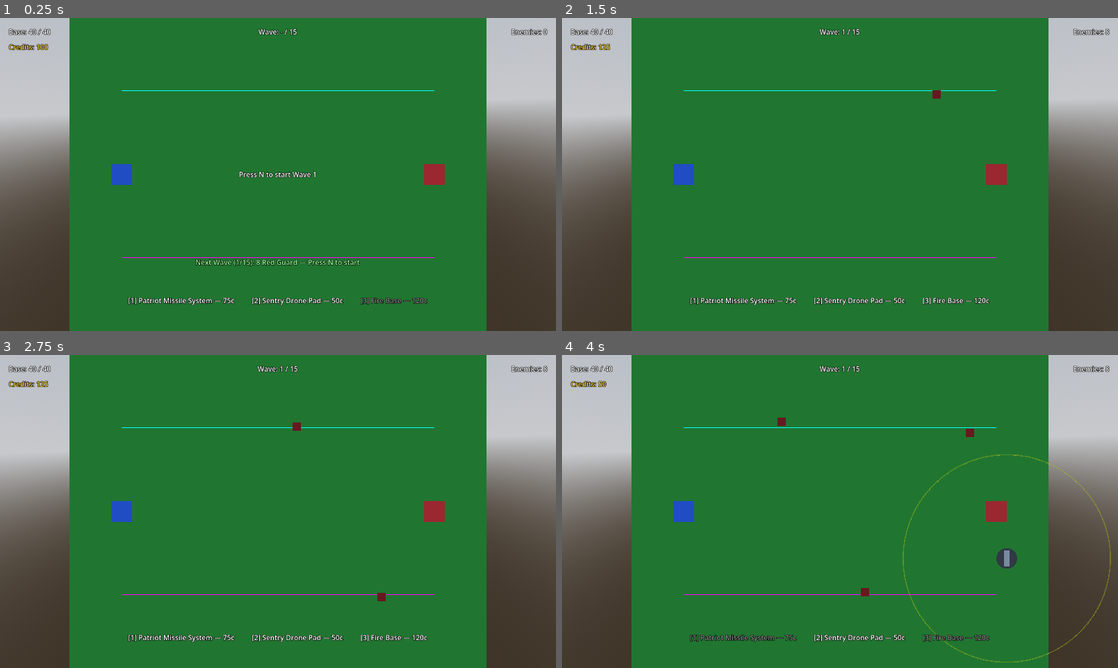
Above: before the commit, frames 1-4 (two rows, left to right).
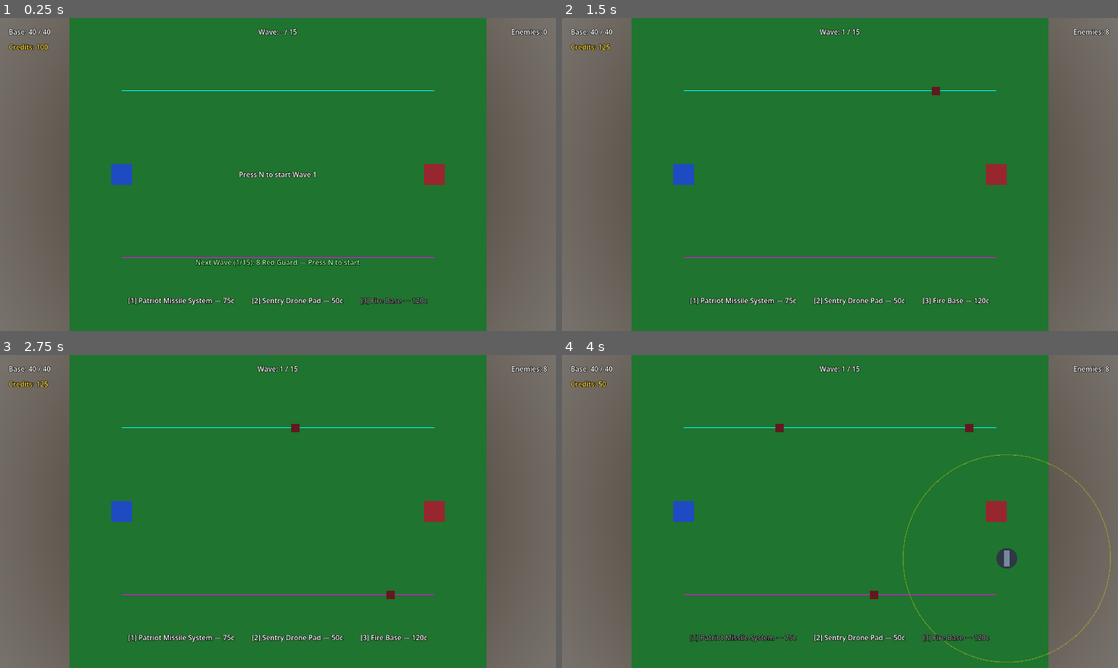
Above: after the commit, the same moments.

Repository: JBones521/generals-td
Game: Godot game, scene res://scenes/levels/level_01.tscn
Two runs of this game, one before a commit and one after it. Both use one fixed random seed, a clock stepped at 60 frames per second and the inputs below.
Inputs (mouse positions are in pixels of both pictures, inside the frame that each line leads up to):
- Up to frame 1 (0.25 s): no input
- Up to frame 2 (1.5 s): tap N at 0.5, 0.8, 1.35 s; move the mouse to (962, 158) at 0.52 s; tap R at 0.6 s; click (962, 158) at 0.67 s; move the mouse to (728, 190) at 1.27 s; click (728, 190) at 1.42 s
- Up to frame 3 (2.75 s): tap R at 1.55, 2.1 s; move the mouse to (333, 442) at 2.02 s; click (333, 442) at 2.17 s; tap N at 2.3 s
- Up to frame 4 (4 s): move the mouse to (812, 574) at 2.77 s; tap N at 2.85, 3.8 s; click (812, 574) at 2.92 s; tap R at 3.05 s; move the mouse to (1006, 558) at 3.52 s; tap 1 at 3.6 s; click (1006, 558) at 3.67 s

The runs differ from the first frame. In frame 1, 21% of the frame differs, in the area x 0-100%, y 0-100%; in frame 2, 21%; in frame 3, 21%; in frame 4, 21%.

Commit message:
Cleanup: fix root transform, path-progress targeting, debug flag, restart flow, wave mixing

Diff:
--- a/scenes/levels/level_01.tscn
+++ b/scenes/levels/level_01.tscn
@@ -44,7 +44,6 @@
 size = Vector3(40, 0.1, 40)
 
 [node name="Level01" type="Node3D" unique_id=1512329578]
-transform = Transform3D(0.9981531, 0.014394628, 0.05901907, -0.0052347817, 0.9882883, -0.1525088, -0.060523167, 0.15191823, 0.98653847, 0.38716984, 1.9073486e-06, 0.16686821)
 
 [node name="WorldEnvironment" type="WorldEnvironment" parent="." unique_id=1808850873]
 environment = SubResource("Environment_main")
--- a/scenes/levels/level_01_waves.tres
+++ b/scenes/levels/level_01_waves.tres
@@ -61,8 +61,15 @@
 [sub_resource type="Resource" id="WG_w6g1"]
 script = ExtResource("3_wg")
 enemy_data = ExtResource("5_rg")
-count = 15
+count = 12
 interval = 0.7
+delay_after = 0.0
+
+[sub_resource type="Resource" id="WG_w6g2"]
+script = ExtResource("3_wg")
+enemy_data = ExtResource("6_bm")
+count = 2
+interval = 1.0
 delay_after = 0.0
 
 [sub_resource type="Resource" id="WG_w7g1"]
@@ -82,15 +89,29 @@
 [sub_resource type="Resource" id="WG_w8g1"]
 script = ExtResource("3_wg")
 enemy_data = ExtResource("5_rg")
-count = 20
+count = 16
 interval = 0.6
 delay_after = 0.0
 
+[sub_resource type="Resource" id="WG_w8g2"]
+script = ExtResource("3_wg")
+enemy_data = ExtResource("6_bm")
+count = 3
+interval = 1.0
+delay_after = 0.0
+
 [sub_resource type="Resource" id="WG_w9g1"]
 script = ExtResource("3_wg")
 enemy_data = ExtResource("6_bm")
-count = 12
+count = 10
 interval = 0.8
+delay_after = 0.0
+
+[sub_resource type="Resource" id="WG_w9g2"]
+script = ExtResource("3_wg")
+enemy_data = ExtResource("5_rg")
+count = 5
+interval = 0.5
 delay_after = 0.0
 
 [sub_resource type="Resource" id="WG_w10g1"]
@@ -124,15 +145,29 @@
 [sub_resource type="Resource" id="WG_w12g1"]
 script = ExtResource("3_wg")
 enemy_data = ExtResource("5_rg")
-count = 25
-interval = 0.5
+count = 20
+interval = 0.5
+delay_after = 0.0
+
+[sub_resource type="Resource" id="WG_w12g2"]
+script = ExtResource("3_wg")
+enemy_data = ExtResource("6_bm")
+count = 4
+interval = 0.9
 delay_after = 0.0
 
 [sub_resource type="Resource" id="WG_w13g1"]
 script = ExtResource("3_wg")
 enemy_data = ExtResource("6_bm")
-count = 15
+count = 12
 interval = 0.7
+delay_after = 0.0
+
+[sub_resource type="Resource" id="WG_w13g2"]
+script = ExtResource("3_wg")
+enemy_data = ExtResource("5_rg")
+count = 6
+interval = 0.5
 delay_after = 0.0
 
 [sub_resource type="Resource" id="WG_w14g1"]
@@ -207,7 +242,7 @@
 
 [sub_resource type="Resource" id="Wave_6"]
 script = ExtResource("2_wd")
-groups = Array[ExtResource("3_wg")]([SubResource("WG_w6g1")])
+groups = Array[ExtResource("3_wg")]([SubResource("WG_w6g1"), SubResource("WG_w6g2")])
 enemy_health_multiplier = 1.0
 enemy_speed_multiplier = 1.0
 paths_to_use = Array[ExtResource("4_pd")]([ExtResource("7_pa"), ExtResource("8_pb")])
@@ -221,14 +256,14 @@
 
 [sub_resource type="Resource" id="Wave_8"]
 script = ExtResource("2_wd")
-groups = Array[ExtResource("3_wg")]([SubResource("WG_w8g1")])
+groups = Array[ExtResource("3_wg")]([SubResource("WG_w8g1"), SubResource("WG_w8g2")])
 enemy_health_multiplier = 1.0
 enemy_speed_multiplier = 1.3
 paths_to_use = Array[ExtResource("4_pd")]([ExtResource("7_pa"), ExtResource("8_pb")])
 
 [sub_resource type="Resource" id="Wave_9"]
 script = ExtResource("2_wd")
-groups = Array[ExtResource("3_wg")]([SubResource("WG_w9g1")])
+groups = Array[ExtResource("3_wg")]([SubResource("WG_w9g1"), SubResource("WG_w9g2")])
 enemy_health_multiplier = 1.5
 enemy_speed_multiplier = 1.0
 paths_to_use = Array[ExtResource("4_pd")]([ExtResource("7_pa"), ExtResource("8_pb")])
@@ -249,14 +284,14 @@
 
 [sub_resource type="Resource" id="Wave_12"]
 script = ExtResource("2_wd")
-groups = Array[ExtResource("3_wg")]([SubResource("WG_w12g1")])
+groups = Array[ExtResource("3_wg")]([SubResource("WG_w12g1"), SubResource("WG_w12g2")])
 enemy_health_multiplier = 1.2
 enemy_speed_multiplier = 1.5
 paths_to_use = Array[ExtResource("4_pd")]([ExtResource("7_pa"), ExtResource("8_pb")])
 
 [sub_resource type="Resource" id="Wave_13"]
 script = ExtResource("2_wd")
-groups = Array[ExtResource("3_wg")]([SubResource("WG_w13g1")])
+groups = Array[ExtResource("3_wg")]([SubResource("WG_w13g1"), SubResource("WG_w13g2")])
 enemy_health_multiplier = 1.8
 enemy_speed_multiplier = 1.0
 paths_to_use = Array[ExtResource("4_pd")]([ExtResource("7_pa"), ExtResource("8_pb")])
--- a/scripts/build_manager.gd
+++ b/scripts/build_manager.gd
@@ -71,7 +71,8 @@
 	selected_tower_data = td
 	_create_preview(td)
 	tower_selected_changed.emit(td)
-	print("[BuildManager] selected %s (cost=%d)" % [td.tower_id, td.cost])
+	if GameState.DEBUG_LOGGING:
+		print("[BuildManager] selected %s (cost=%d)" % [td.tower_id, td.cost])
 
 
 func _cancel_placement() -> void:
@@ -169,12 +170,14 @@
 		return
 	var pos: Vector3 = preview_instance.global_position
 	if not _is_valid_placement(pos):
-		print("[BuildManager] placement at %s rejected" % pos)
+		if GameState.DEBUG_LOGGING:
+			print("[BuildManager] placement at %s rejected" % pos)
 		return
 	var td := selected_tower_data
 	var cost: int = td.cost
 	if not GameState.spend_credits(cost):
-		print("[BuildManager] could not spend %d credits" % cost)
+		if GameState.DEBUG_LOGGING:
+			print("[BuildManager] could not spend %d credits" % cost)
 		return
 	_cancel_placement()
 	var tower := td.tower_scene.instantiate() as Tower
@@ -185,4 +188,5 @@
 	add_child(tower)
 	tower.global_position = pos
 	placed_towers.append(tower)
-	print("[BuildManager] placed %s at %s (cost=%d, credits remaining=%d)" % [td.tower_id, pos, cost, GameState.credits])
+	if GameState.DEBUG_LOGGING:
+		print("[BuildManager] placed %s at %s (cost=%d, credits remaining=%d)" % [td.tower_id, pos, cost, GameState.credits])
--- a/scripts/enemy.gd
+++ b/scripts/enemy.gd
@@ -34,7 +34,8 @@
 	if _is_dying:
 		return
 	current_health -= amount
-	print("[Enemy] ", name, " took ", amount, " damage. HP now ", current_health, "/", max_health, " at ", global_position)
+	if GameState.DEBUG_LOGGING:
+		print("[Enemy] ", name, " took ", amount, " damage. HP now ", current_health, "/", max_health, " at ", global_position)
 	_update_health_bar()
 	if current_health <= 0.0:
 		_is_dying = true
@@ -57,6 +58,16 @@
 	bar.visible = ratio < 1.0
 
 
+func get_path_progress() -> float:
+	if _path == null or _path.waypoints.is_empty():
+		return 0.0
+	if _current_waypoint_index >= _path.waypoints.size():
+		return float(_current_waypoint_index) * 1000.0
+	var next: Vector3 = _path.waypoints[_current_waypoint_index]
+	next.y = 1.0
+	return float(_current_waypoint_index) * 1000.0 - global_position.distance_to(next)
+
+
 func assign_path(path: PathData) -> void:
 	_path = path
 	_current_waypoint_index = 0
@@ -74,14 +85,6 @@
 		return
 	if _current_waypoint_index >= _path.waypoints.size():
 		return
-
-	if Engine.get_physics_frames() % 60 == 0:
-		var target_str: String
-		if _current_waypoint_index < _path.waypoints.size():
-			target_str = str(_path.waypoints[_current_waypoint_index])
-		else:
-			target_str = "OOB"
-		print("[Enemy] ", name, " pos=", global_position, " target_idx=", _current_waypoint_index, " target=", target_str, " path='", _path.path_name, "'")
 
 	var target := _path.waypoints[_current_waypoint_index]
 	target.y = 1.0
--- a/scripts/enemy_spawner.gd
+++ b/scripts/enemy_spawner.gd
@@ -28,4 +28,5 @@
 	get_parent().add_child(enemy)
 	enemy.apply_wave_modifiers(health_mult, speed_mult)
 	enemy.assign_path(path)
-	print("[Spawner] spawned ", enemy.name, " (", enemy_data.enemy_id, ") on path '", path.path_name, "' at ", enemy.global_position, " HP=", enemy.current_health, "/", enemy.max_health, " speed=", enemy.move_speed, " (h_mult=", health_mult, " s_mult=", speed_mult, ")")
+	if GameState.DEBUG_LOGGING:
+		print("[Spawner] spawned ", enemy.name, " (", enemy_data.enemy_id, ") on path '", path.path_name, "' at ", enemy.global_position, " HP=", enemy.current_health, "/", enemy.max_health, " speed=", enemy.move_speed, " (h_mult=", health_mult, " s_mult=", speed_mult, ")")
--- a/scripts/game_state.gd
+++ b/scripts/game_state.gd
@@ -7,6 +7,8 @@
 	VICTORY,
 	DEFEAT,
 }
+
+const DEBUG_LOGGING: bool = false
 
 const STARTING_CREDITS: int = 100
 const STARTING_BASE_HEALTH: int = 40
--- a/scripts/hud.gd
+++ b/scripts/hud.gd
@@ -111,10 +111,10 @@
 		GameState.State.WAVE_COMPLETE:
 			status_label.visible = false
 		GameState.State.VICTORY:
-			status_label.text = "VICTORY! All waves cleared."
+			status_label.text = "VICTORY! All waves cleared. Press R to restart."
 			status_label.visible = true
 		GameState.State.DEFEAT:
-			status_label.text = "DEFEAT. Your base has fallen."
+			status_label.text = "DEFEAT. Your base has fallen. Press R to restart."
 			status_label.visible = true
 
 
--- a/scripts/tower.gd
+++ b/scripts/tower.gd
@@ -3,6 +3,7 @@
 
 enum TargetingStrategy {
 	FIRST_IN_RANGE,
+	MOST_PROGRESSED,
 }
 
 @export var tower_data: TowerData
@@ -11,7 +12,7 @@
 @export var fire_rate: float = 1.0
 @export var damage: float = 10.0
 @export var show_range_indicator: bool = true
-@export var targeting_strategy: TargetingStrategy = TargetingStrategy.FIRST_IN_RANGE
+@export var targeting_strategy: TargetingStrategy = TargetingStrategy.MOST_PROGRESSED
 
 var enemies_in_range: Array[Node3D] = []
 
@@ -31,9 +32,10 @@
 		push_error("[Tower] RangeIndicator/TorusMesh missing — visual range not synced")
 	if sphere == null:
 		push_error("[Tower] DetectionArea/SphereShape3D missing — detection radius not synced")
-	var torus_outer: float = torus.outer_radius if torus != null else -1.0
-	var sphere_radius: float = sphere.radius if sphere != null else -1.0
-	print("[Tower] ", tower_name, " attack_range=", attack_range, " torus_outer=", torus_outer, " sphere_radius=", sphere_radius)
+	if GameState.DEBUG_LOGGING:
+		var torus_outer: float = torus.outer_radius if torus != null else -1.0
+		var sphere_radius: float = sphere.radius if sphere != null else -1.0
+		print("[Tower] ", tower_name, " attack_range=", attack_range, " torus_outer=", torus_outer, " sphere_radius=", sphere_radius)
 
 
 func _apply_range_to_indicator() -> TorusMesh:
@@ -90,10 +92,25 @@
 
 
 func _select_target() -> Node3D:
-	for e in enemies_in_range:
-		if is_instance_valid(e) and not e.is_queued_for_deletion():
-			return e
-	return null
+	match targeting_strategy:
+		TargetingStrategy.MOST_PROGRESSED:
+			var best: Node3D = null
+			var best_progress: float = -INF
+			for e in enemies_in_range:
+				if not is_instance_valid(e) or e.is_queued_for_deletion():
+					continue
+				if not e.has_method("get_path_progress"):
+					continue
+				var progress: float = e.get_path_progress()
+				if progress > best_progress:
+					best_progress = progress
+					best = e
+			return best
+		_:
+			for e in enemies_in_range:
+				if is_instance_valid(e) and not e.is_queued_for_deletion():
+					return e
+			return null
 
 
 func _fire_at(target: Node3D) -> void:
@@ -108,7 +125,8 @@
 			"vehicle":
 				dmg = damage * tower_data.damage_vs_vehicle_mult
 	var target_pos: Vector3 = target.global_position
-	print("[Tower] ", name, " (", tower_name, ") firing at ", target.name, " at ", target_pos, " damage=", dmg)
+	if GameState.DEBUG_LOGGING:
+		print("[Tower] ", name, " (", tower_name, ") firing at ", target.name, " at ", target_pos, " damage=", dmg)
 	if target.has_method("take_damage"):
 		target.take_damage(dmg)
 	_show_tracer(target_pos)
--- a/scripts/wave_manager.gd
+++ b/scripts/wave_manager.gd
@@ -25,7 +25,8 @@
 		GameState.total_waves = level_waves.waves.size()
 	GameState.wave_started.connect(_on_wave_started)
 	GameState.wave_completed.connect(_on_wave_completed)
-	print("[WaveManager] _ready — spawner=%s, level_waves=%s, total_waves=%d" % [spawner, level_waves, GameState.total_waves])
+	if GameState.DEBUG_LOGGING:
+		print("[WaveManager] _ready — spawner=%s, level_waves=%s, total_waves=%d" % [spawner, level_waves, GameState.total_waves])
 
 
 func _process(delta: float) -> void:
@@ -39,7 +40,8 @@
 	if _countdown_remaining <= 0.0:
 		_countdown_remaining = 0.0
 		countdown_changed.emit(0.0)
-		print("[WaveManager] countdown expired, auto-starting next wave")
+		if GameState.DEBUG_LOGGING:
+			print("[WaveManager] countdown expired, auto-starting next wave")
 		GameState.start_next_wave()
 	else:
 		countdown_changed.emit(_countdown_remaining)
@@ -53,14 +55,20 @@
 			if _countdown_remaining > 0.0:
 				GameState.add_credits(EARLY_START_BONUS)
 				GameState.early_start_bonus += EARLY_START_BONUS
-				print("[WaveManager] early start bonus: +%d credits (total bonus this run: %d)" % [EARLY_START_BONUS, GameState.early_start_bonus])
+				if GameState.DEBUG_LOGGING:
+					print("[WaveManager] early start bonus: +%d credits (total bonus this run: %d)" % [EARLY_START_BONUS, GameState.early_start_bonus])
 				_countdown_remaining = 0.0
 				countdown_changed.emit(0.0)
 			GameState.start_next_wave()
+	elif event is InputEventKey and event.pressed and not event.echo and event.keycode == KEY_R:
+		if GameState.current_state == GameState.State.VICTORY or GameState.current_state == GameState.State.DEFEAT:
+			GameState.reset_game()
+			get_tree().reload_current_scene()
 
 
 func _on_wave_started(wave_index: int, _total_waves: int) -> void:
-	print("[WaveManager] wave_started signal received: wave_index=%d" % wave_index)
+	if GameState.DEBUG_LOGGING:
+		print("[WaveManager] wave_started signal received: wave_index=%d" % wave_index)
 	if level_waves == null:
 		push_error("[WaveManager] cannot start wave: level_waves is null")
 		return
@@ -74,7 +82,8 @@
 	var total: int = wave.get_total_count()
 	GameState.enemies_remaining_in_wave = total
 	GameState.enemies_remaining_changed.emit(total)
-	print("[WaveManager] starting wave %d: %s (total=%d, h_mult=%.2f, s_mult=%.2f)" % [wave_index + 1, wave.get_summary(), total, wave.enemy_health_multiplier, wave.enemy_speed_multiplier])
+	if GameState.DEBUG_LOGGING:
+		print("[WaveManager] starting wave %d: %s (total=%d, h_mult=%.2f, s_mult=%.2f)" % [wave_index + 1, wave.get_summary(), total, wave.enemy_health_multiplier, wave.enemy_speed_multiplier])
 	_spawn_wave(wave)
 
 
@@ -82,7 +91,8 @@
 	if GameState.current_state == GameState.State.WAVE_COMPLETE:
 		_countdown_remaining = COUNTDOWN_DURATION
 		countdown_changed.emit(_countdown_remaining)
-		print("[WaveManager] starting %d-second pre-wave countdown" % int(COUNTDOWN_DURATION))
+		if GameState.DEBUG_LOGGING:
+			print("[WaveManager] starting %d-second pre-wave countdown" % int(COUNTDOWN_DURATION))
 
 
 func _spawn_wave(wave: WaveData) -> void:
@@ -104,7 +114,8 @@
 		if group == null or group.enemy_data == null:
 			push_error("[WaveManager] wave group %d has no enemy_data — skipping" % group_index)
 			continue
-		print("[WaveManager] group %d/%d: %d × %s, interval=%.2fs, delay_after=%.2fs" % [group_index + 1, wave.groups.size(), group.count, group.enemy_data.enemy_id, group.interval, group.delay_after])
+		if GameState.DEBUG_LOGGING:
+			print("[WaveManager] group %d/%d: %d × %s, interval=%.2fs, delay_after=%.2fs" % [group_index + 1, wave.groups.size(), group.count, group.enemy_data.enemy_id, group.interval, group.delay_after])
 		for i in range(group.count):
 			if not is_inside_tree():
 				return
@@ -113,6 +124,11 @@
 			spawner.spawn_enemy(group.enemy_data, path, wave.enemy_health_multiplier, wave.enemy_speed_multiplier)
 			if i < group.count - 1:
 				await get_tree().create_timer(group.interval).timeout
+				if GameState.current_state == GameState.State.DEFEAT or GameState.current_state == GameState.State.VICTORY:
+					return
 		if group.delay_after > 0.0 and group_index < wave.groups.size() - 1:
 			await get_tree().create_timer(group.delay_after).timeout
-	print("[WaveManager] spawn loop complete for this wave")
+			if GameState.current_state == GameState.State.DEFEAT or GameState.current_state == GameState.State.VICTORY:
+				return
+	if GameState.DEBUG_LOGGING:
+		print("[WaveManager] spawn loop complete for this wave")
Not shown: 1 places in scenes/levels/level_01_waves.tres that only renumber resources
Not shown, added: scripts/build_manager.gd.uid
Not shown, added: scripts/enemy.gd.uid
Not shown, added: scripts/enemy_data.gd.uid
Not shown, added: scripts/enemy_spawner.gd.uid
Not shown, added: scripts/game_state.gd.uid
Not shown, added: scripts/hud.gd.uid
Not shown, added: scripts/level_waves.gd.uid
Not shown, added: scripts/tower.gd.uid
Not shown, added: scripts/tower_data.gd.uid
Not shown, added: scripts/wave_data.gd.uid
Not shown, added: scripts/wave_manager.gd.uid
(and 1 more such lines)
